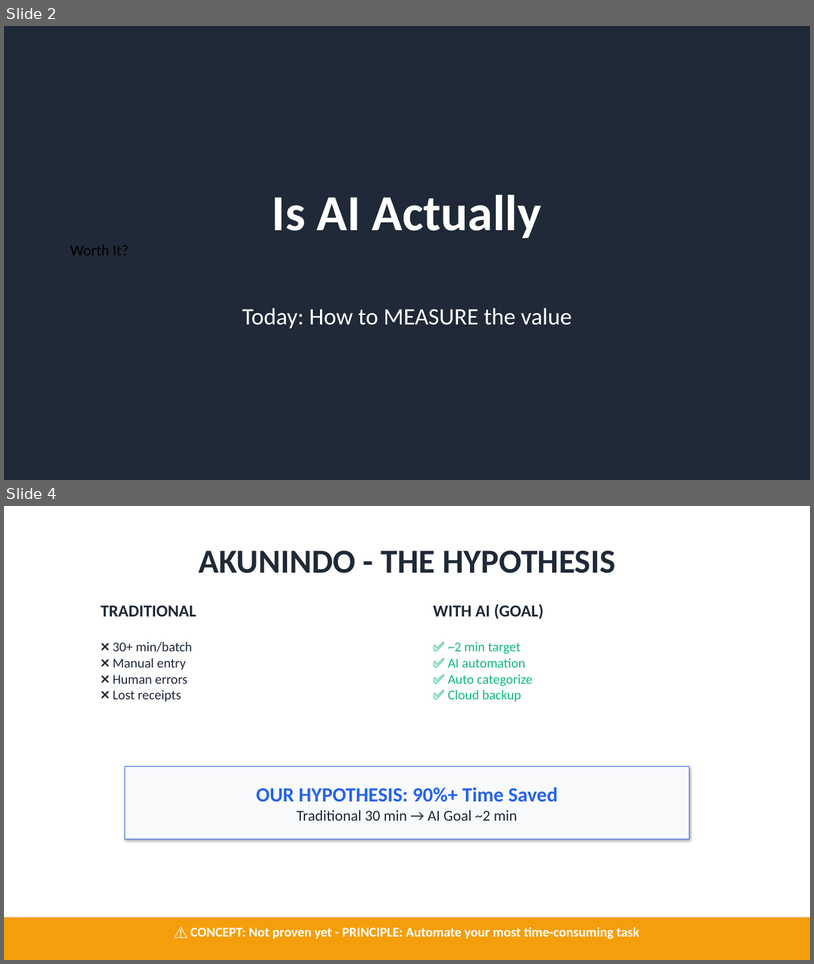
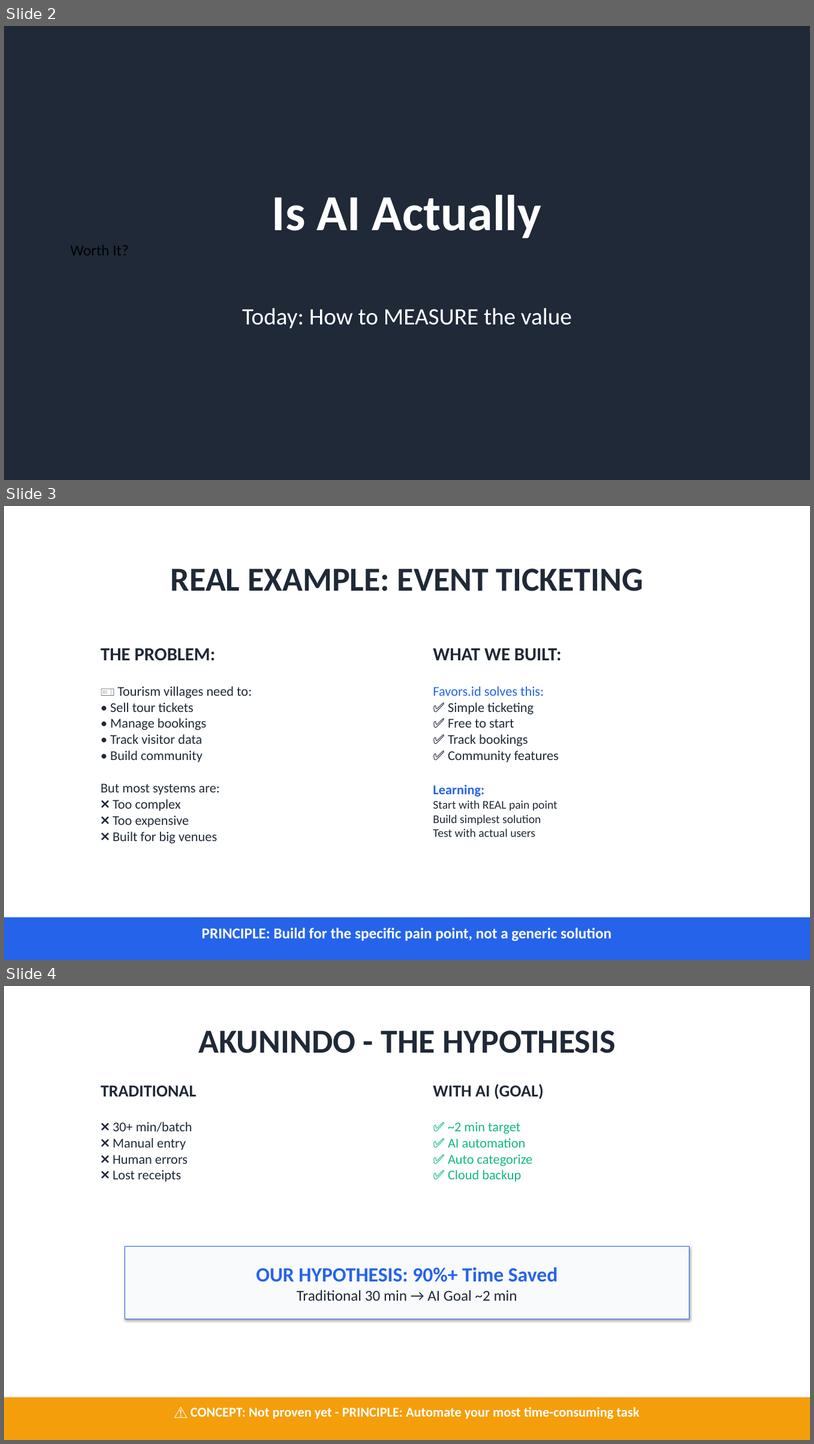
Before and after one commit to smaluhn/ai-productivity-system, a slide deck: projects-temp/2025-11-01-ai-talk/AI-Tourism-Presentation-Simon-Smaluhn.pptx. Shown one above the other, each under a label of ours: slides 2 and 4 before the commit, slides 2, 3 and 4 after it; the slides between them are not shown. The pictures are 814x964 and 814x1444 pixels, drawn with LibreOffice and Linux fonts; fonts in the diff are those of the drawing. Boxes give left, top, right and bottom in pixels: in the first picture for what was removed or moved away, otherwise in the second. Text is boxed around its words. In the diff, an @@ line names an element or a change of style, - is before the commit and + after.

```diff
--- a/projects-temp/2025-11-01-ai-talk/AI-Tourism-Presentation-Simon-Smaluhn.pptx
+++ b/projects-temp/2025-11-01-ai-talk/AI-Tourism-Presentation-Simon-Smaluhn.pptx
@@ slide 3 added at bbox=[4, 506, 810, 960], background #FFFFFF @@
@@ text added at bbox=[171, 568, 644, 591], 40 pt, text #1F2937, bold @@
+REAL EXAMPLE: EVENT TICKETING
@@ text added at bbox=[101, 648, 252, 843], 16 pt, text #1F2937 @@
+THE PROBLEM:
+🎫 Tourism villages need to:
+• Sell tour tickets
+• Manage bookings
+• Track visitor data
+• Build community
+But most systems are:
+❌ Too complex
+❌ Too expensive
+❌ Built for big venues
@@ text added at bbox=[433, 648, 562, 837], 16 pt, text #1F2937 @@
+WHAT WE BUILT:
+Favors.id solves this:
+✅ Simple ticketing
+✅ Free to start
+✅ Track bookings
+✅ Community features
+Learning:
+Start with REAL pain point
+Build simplest solution
+Test with actual users
@@ rectangle added at bbox=[4, 918, 810, 960], fill #2563EB, outline #2563EB 0.75 pt @@
@@ text added at bbox=[202, 927, 612, 941], 18 pt, text #FFFFFF, bold @@
+PRINCIPLE: Build for the specific pain point, not a generic solution
```
Also in this commit, not shown: 1 slide removed.
